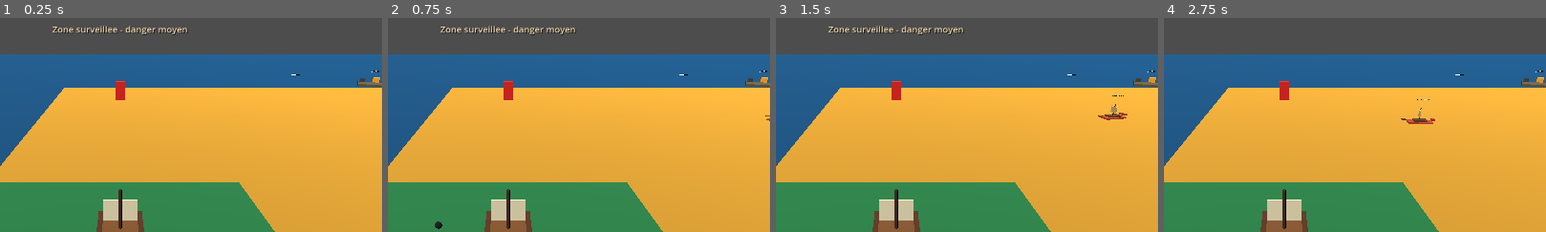
Above: before the commit, frames 1-4 (left to right).
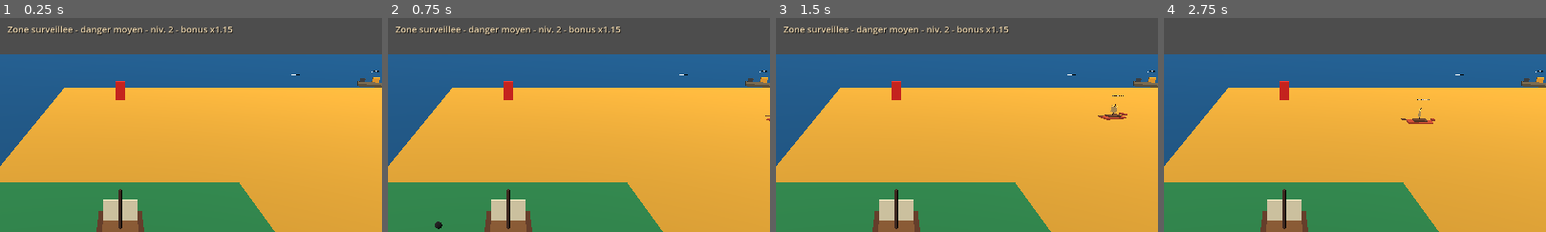
Above: after the commit, the same moments.

Repository: blou132/jeux-pirate
Game: Godot game, scene res://scenes/world/World.tscn
The game is run twice, just before and just after one commit, with the same random seed, the same clock (stepped at 60 frames per second) and the same inputs.
Inputs (mouse positions are % of the whole screen's width and height, from its top left):
- Up to frame 1 (0.25 s): no input
- Up to frame 2 (0.75 s): tap Enter at 0.5 s; move the mouse to (72, 45) at 0.52 s; hold D from 0.53 s (still down); tap R at 0.6 s; click (72, 45) at 0.67 s
- Up to frame 3 (1.5 s): release D at 1.25 s; drag from (30, 55) to (45, 70) at 1.27 s
- Up to frame 4 (2.75 s): move the mouse to (60, 28) at 2.02 s; hold D from 2.03 s (still down); hold Q from 2.03 s (still down)
The pictures show only the part of the screen within x 34-84%, y 8-58%; the shares and areas given below are measured in that part.

The runs differ from the first frame. In frame 1, 1.1% of the frame differs, in the area x 2-61%, y 3-9%; in frame 2, 1.1%; in frame 3, 1.1%; in frame 4, nothing differs.

Commit message:
feat: add danger zone transition feedback

Diff:
--- a/scripts/world/DangerZone.gd
+++ b/scripts/world/DangerZone.gd
@@ -31,7 +31,13 @@
 
 
 func _get_notification_message(normalized_zone_id: String) -> String:
+	var base_message: String = DangerZoneCatalog.get_entry_message(normalized_zone_id)
 	if not zone_message.is_empty():
-		return zone_message
+		base_message = zone_message
 
-	return DangerZoneCatalog.get_entry_message(normalized_zone_id)
+	var zone_level: int = DangerZoneCatalog.get_zone_level(normalized_zone_id)
+	var reward_multiplier: float = DangerZoneCatalog.get_reward_multiplier(normalized_zone_id)
+	if reward_multiplier > 1.0:
+		return "%s - niv. %d - bonus x%.2f" % [base_message, zone_level, reward_multiplier]
+
+	return "%s - niv. %d" % [base_message, zone_level]
